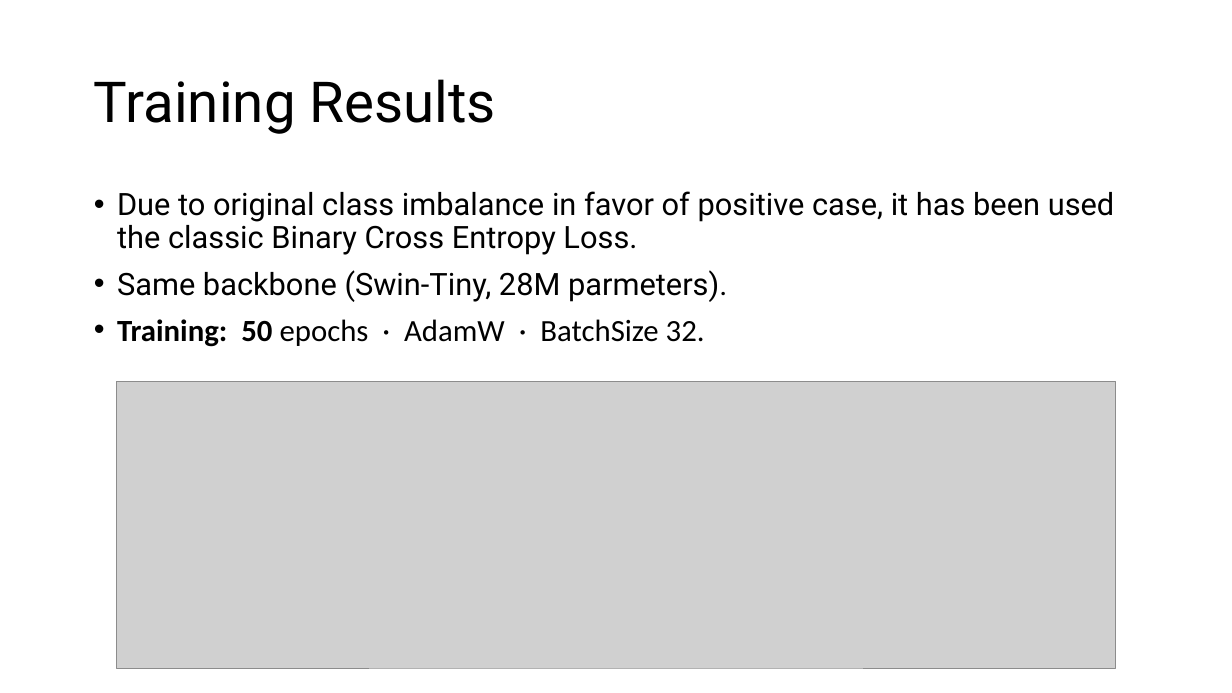
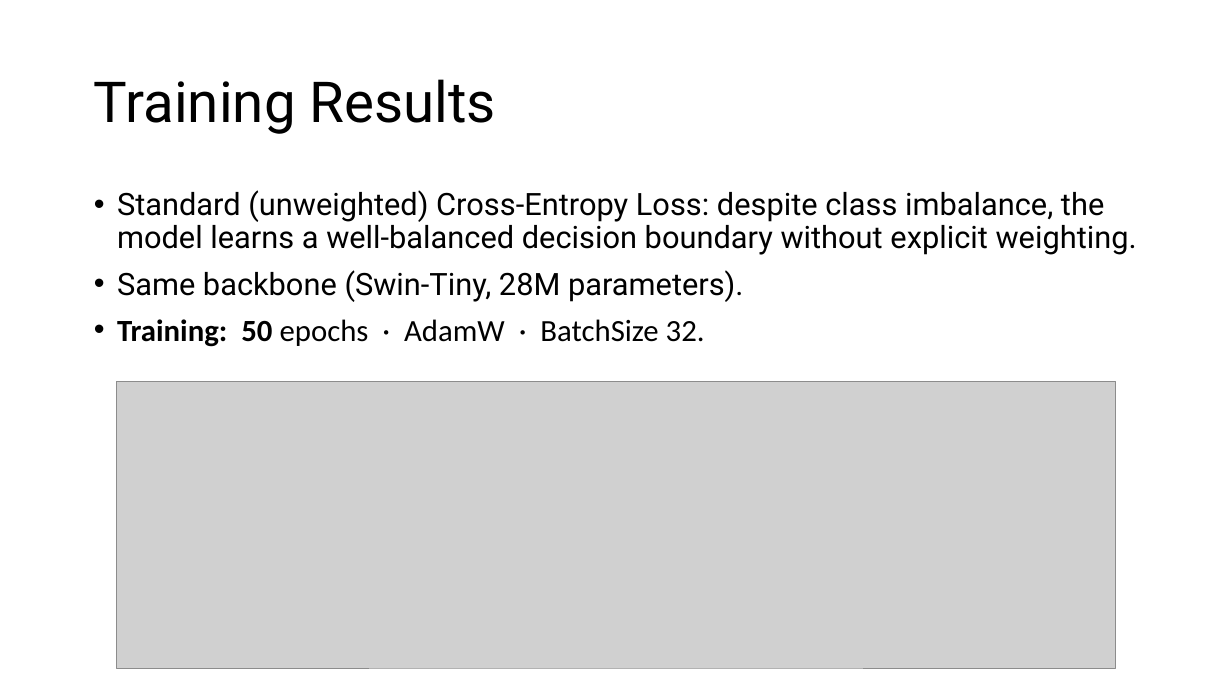
Before and after one commit to ma3ti/Swin-transformer-ChestXray, a slide deck: slide 16 of Swin.pptx (slide 15 before the commit). Drawn at 1232x693 pixels with LibreOffice and Linux fonts; fonts in the diff are those of the drawing; grey boxes stand for pictures. Boxes give left, top, right and bottom in pixels: in the first picture for what was removed or moved away, otherwise in the second. Text is boxed around its words. In the diff, an @@ line names an element or a change of style, - is before the commit and + after.

```diff
--- a/Swin.pptx
+++ b/Swin.pptx
@@ text at (117,190,1137,302): text changed @@
-• Due to original class imbalance in favor of positive case, it has been used the classic Binary Cross Entropy Loss.
-• Same backbone (Swin-Tiny, 28M parmeters).
+• Standard (unweighted) Cross-Entropy Loss: despite class imbalance, the model learns a well-balanced decision boundary without explicit weighting.
+• Same backbone (Swin-Tiny, 28M parameters).
```
Also in this commit, not shown: 7 other slides changed, 3 slides added, 3 slides removed, 1 other file.
